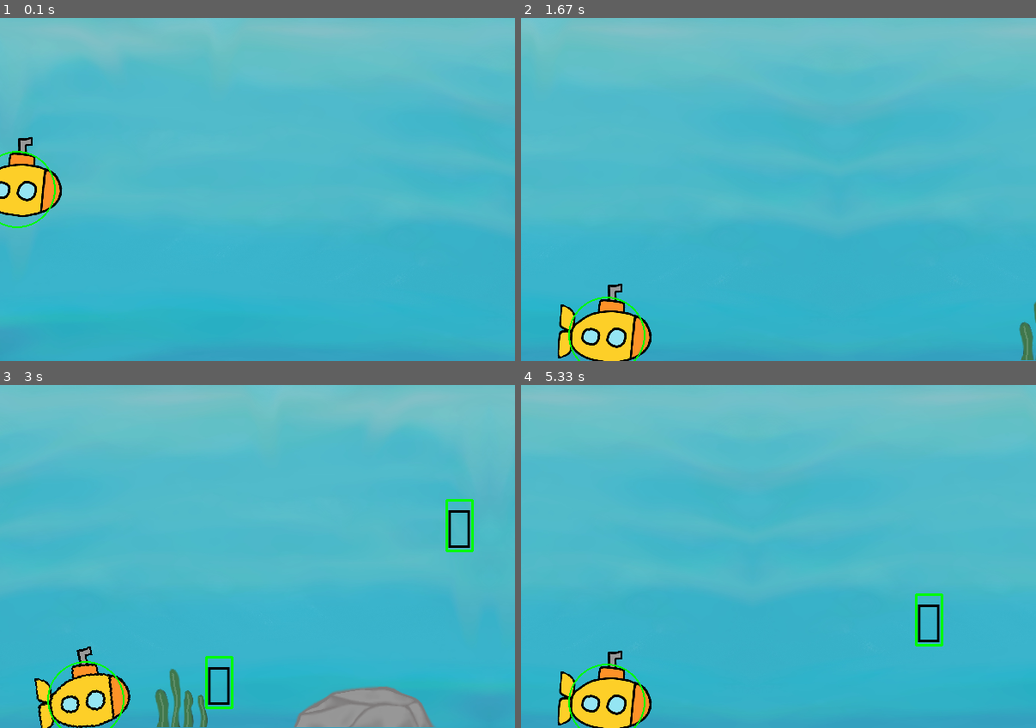
Above: before the commit, frames 1-4 (two rows, left to right).
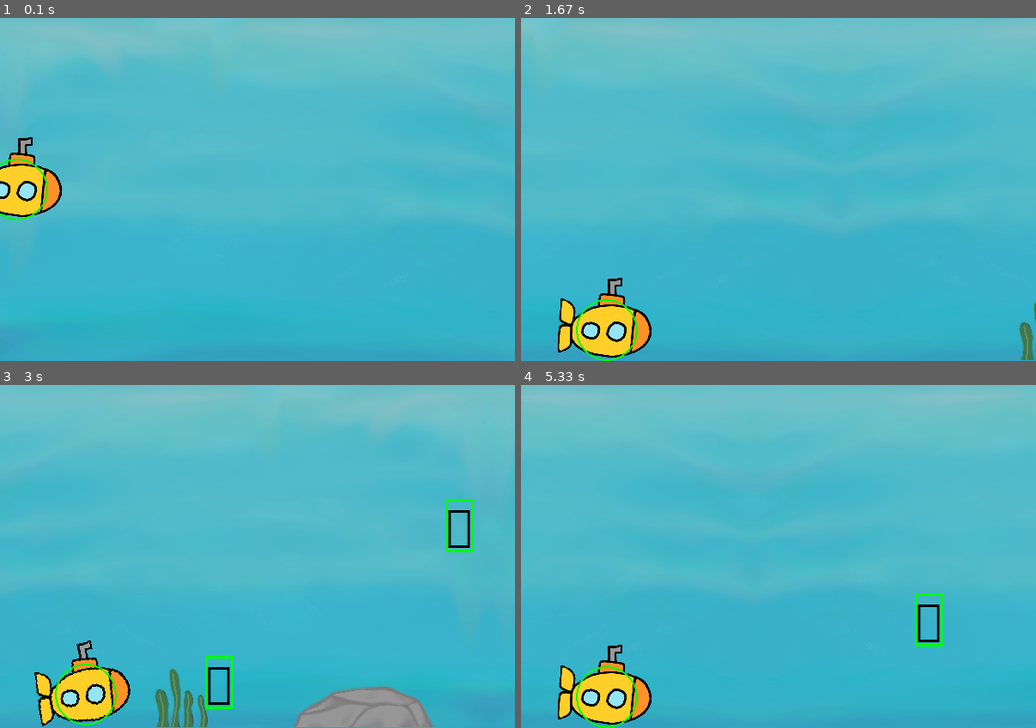
Above: after the commit, the same moments.

Repository: egwkim/Misc
Game: pygame game, started from 2022/09/environmental_game/game.py
Same seed, same stepped clock (60 frames per second), same inputs: the game is played once before the commit and once after it.
Inputs:
- Up to frame 1 (0.1 s): no input
- Up to frame 2 (1.67 s): tap Space at 0.9 s
- Up to frame 3 (3 s): tap Space at 2.93 s
- Up to frame 4 (5.33 s): tap Space at 3.33, 3.63, 3.9, 4.23, 4.53, 4.67, 5.07 s

The runs differ from the first frame. In frame 1, 0.3% of the frame differs, in the area x 0-11%, y 38-62%; in frame 2, 1.8%; in frame 3, 1.8%, in the area x 6-26%, y 74-100%; in frame 4, 1.8%.

Commit message:
Fix player collision detection
Fixed bug in check_collision_circle_rect method.
Removed useless variables: big_player_size, small_player_size
Cleaned up code.

Diff:
--- a/2022/09/environmental_game/game.py
+++ b/2022/09/environmental_game/game.py
@@ -22,7 +22,7 @@
 player_text = '🤔'
 player_size = (545, 545)
 player_center = scale_vector(player_size, .5)
-player_radious = 150
+player_radious = 120
 
 scale = 0.3
 player_size = scale_vector(player_size, scale)
@@ -132,7 +132,7 @@
     if x_diff <= width/2 or y_diff <= height/2:
         return True
 
-    return ((x_diff-width/2)**2 + (y_diff-height/2)**2) <= radious
+    return ((x_diff-width/2)**2 + (y_diff-height/2)**2) <= radious**2
 
 
 def add_vector(v1, v2):
@@ -238,11 +238,6 @@
     obstacle_size = emoji_font.render(obstacle_text, 1, black).get_size()
     item_size = small_emoji_font.render(item_text, 1, black).get_size()
 
-    big_player_radious = emoji_font.render(
-        player_text, 1, black).get_height() / 2
-    small_player_radious = small_emoji_font.render(
-        player_text, 1, black).get_height() / 2
-    player_radious = big_player_radious
     max_y = height - player_radious
     min_y = player_radious
 
@@ -334,17 +329,20 @@
         if bg_objects and bg_objects[0][0][0] < - max(rock_size[0], kelp_size[0]):
             bg_objects.pop(0)
 
-            # Update obstacles and check collision
+        # Update obstacles and check collision
         collision_possible = True
         for obstacle in obstacles:
             # Update obstacle
             obstacle[0] -= vx
+
             # Check collision with player
             if collision_possible:
                 if (x + player_radious) < (obstacle[0] - obstacle_size[0] / 2):
                     collision_possible = False
+                    continue
                 if check_collision_circle_rect((x, y), player_radious, obstacle, *obstacle_size):
                     return
+
         # Obstacle is out of the screen
         if obstacles and obstacles[0][0] < -(obstacle_size[0] / 2):
             obstacles.pop(0)
@@ -359,18 +357,10 @@
             if collision_possible:
                 if (x + player_radious) < (item[0] - item_size[0] / 2):
                     collision_possible = False
+                    continue
                 if check_collision_circle_rect((x, y), player_radious, item, *item_size):
                     # Remove item
                     items.pop(i)
-
-                    # Change player size
-                    small = not small
-                    if small:
-                        player_radious = small_player_radious
-                    else:
-                        player_radious = big_player_radious
-                    max_y = height - player_radious
-                    min_y = player_radious
 
         # Item is out of the screen
         if items and items[0][0] < - (item_size[0] / 2):
